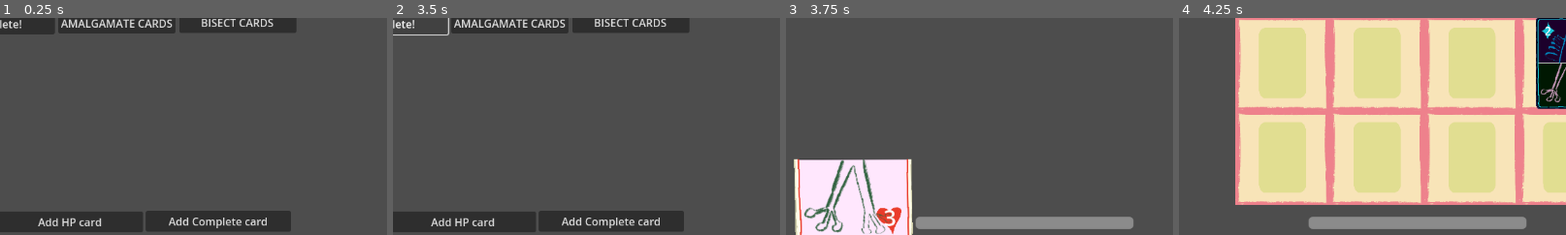
Above: before the commit, frames 1-4 (left to right).
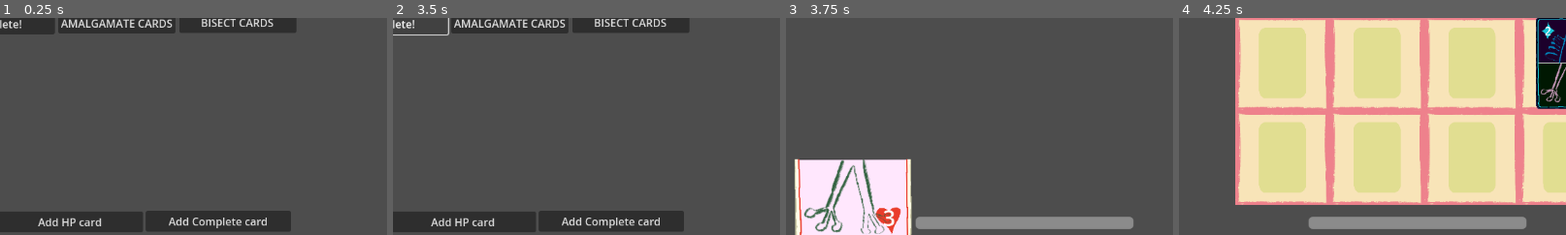
Above: after the commit, the same moments.

Repository: francismitchell/cardbuilder
Game: Godot game, scene res://GameStateManager/GameStateManager.tscn
Same seed, same stepped clock (60 frames per second), same inputs: the game is played once before the commit and once after it. The project has no main scene, so this scene is started directly. The engine's default icon, where the game draws it, is replaced by a stand-in: a white triangle on a blue panel in a dark square.
Inputs:
- Up to frame 1 (0.25 s): no input
- Up to frame 2 (3.5 s): click "AMALGAMATE CARDS" at 0.5 s; click "BISECT CARDS" at 1.25 s; click "Add AP card" at 2 s; click "Deck complete!" at 2.75 s
- Up to frame 3 (3.75 s): click "Add HP card" at 3.5 s
- Up to frame 4 (4.25 s): no input
The pictures show only the part of the screen within x 20-70%, y 50-100%; the shares and areas given below are measured in that part.

Frames 1-2 are identical in both runs. In frame 3, 1.4% of the frame differs, in the area x 2-33%, y 64-100%; in frame 4, nothing differs.

Commit message:
added card hover shear amount const

Diff:
--- a/Cards/BaseCard.tscn
+++ b/Cards/BaseCard.tscn
@@ -128,7 +128,7 @@
 
 [node name="AbilityLabel" type="Sprite2D" parent="."]
 position = Vector2(83, -36)
-scale = Vector2(0.5, 0.5)
+scale = Vector2(1e-05, 1e-05)
 texture = ExtResource("9_yg0f7")
 metadata/_edit_group_ = true
 
--- a/Cards/Scripts/Card.gd
+++ b/Cards/Scripts/Card.gd
@@ -3,6 +3,7 @@
 extends Node2D
 
 const HP_CARD_OFFSET_PX : int = 192
+const SHEAR_SCALE : float = 0.0002
 
 signal card_pressed
 signal card_mouse_entered
@@ -155,8 +156,8 @@
 		v = mouse_pos - $HpComponents.global_position
 	elif card_data.card_type == CardData.CARD_TYPE.COMPLETE_CARD:
 		v = mouse_pos - $CompComponents.global_position
-	transform.x = base_transform.x + 0.001 * v
-	transform.y = base_transform.y + 0.001 * v
+	transform.x = base_transform.x + SHEAR_SCALE * v
+	transform.y = base_transform.y + SHEAR_SCALE * v
 	z_index = 1
 
 func unhover() -> void:
